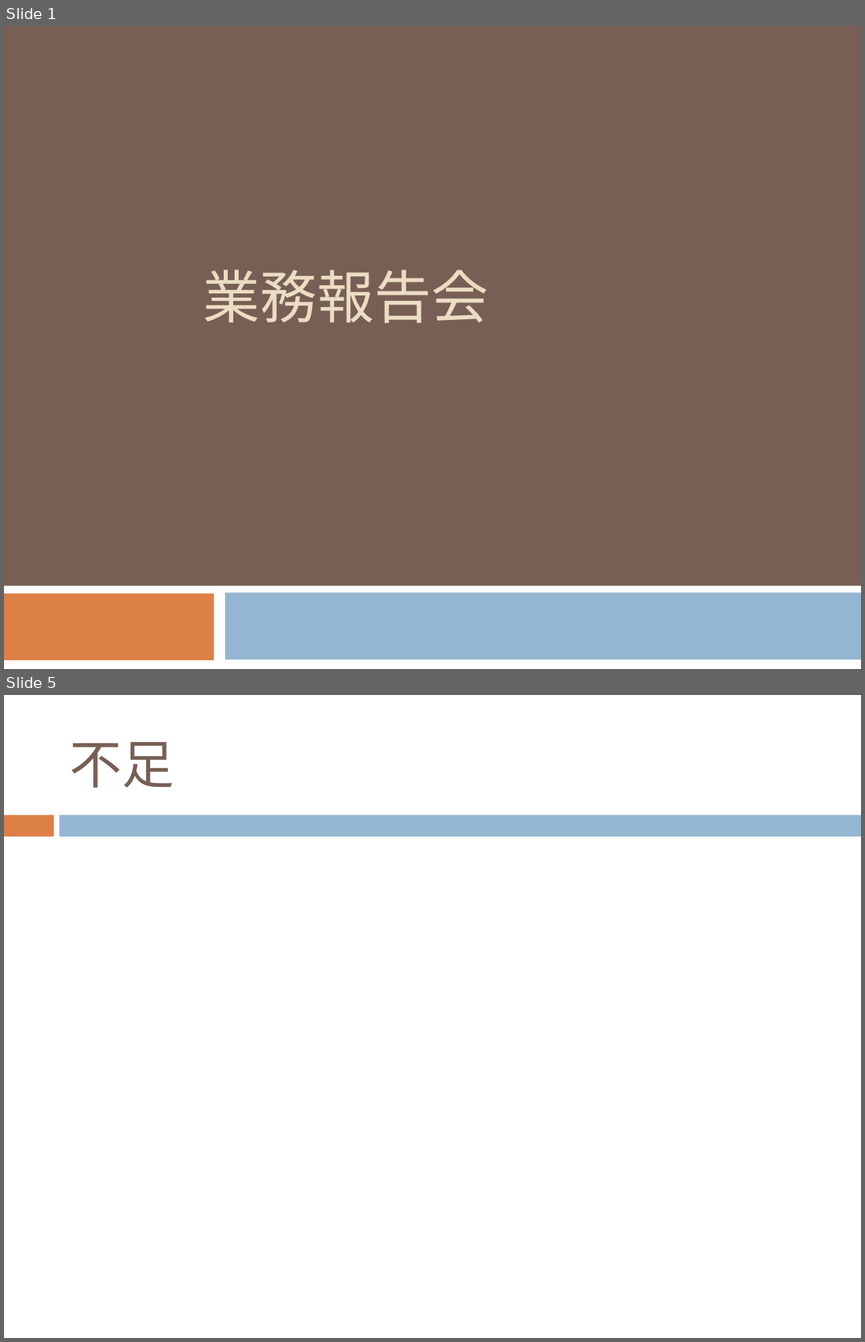
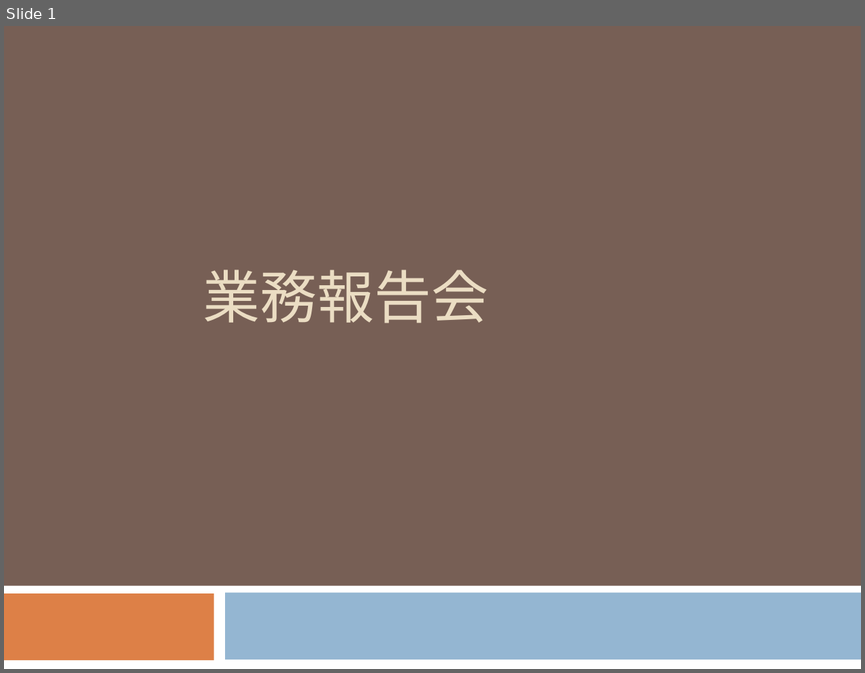
Before and after one commit to uil330/git, a slide deck: 業務報告.ppt. Shown one above the other, each under a label of ours: slides 1 and 5 before the commit, slide 1 after it; the slides between them are not shown. The pictures are 865x1342 and 865x673 pixels, drawn with LibreOffice and Linux fonts; fonts in the diff are those of the drawing. Boxes give left, top, right and bottom in pixels: in the first picture for what was removed or moved away, otherwise in the second. Text is boxed around its words. In the diff, an @@ line names an element or a change of style, - is before the commit and + after.

```diff
--- a/業務報告.ppt
+++ b/業務報告.ppt
@@ slide 5 removed at (4,695,861,1338), background #FFFFFF @@
@@ title removed at (70,742,175,787) @@
-不足
@@ rectangle removed at (4,815,54,836) @@
@@ rectangle removed at (60,815,861,836) @@
```
Also in this commit, not shown: 3 slides changed, 5 slides added, 1 other slide removed.
